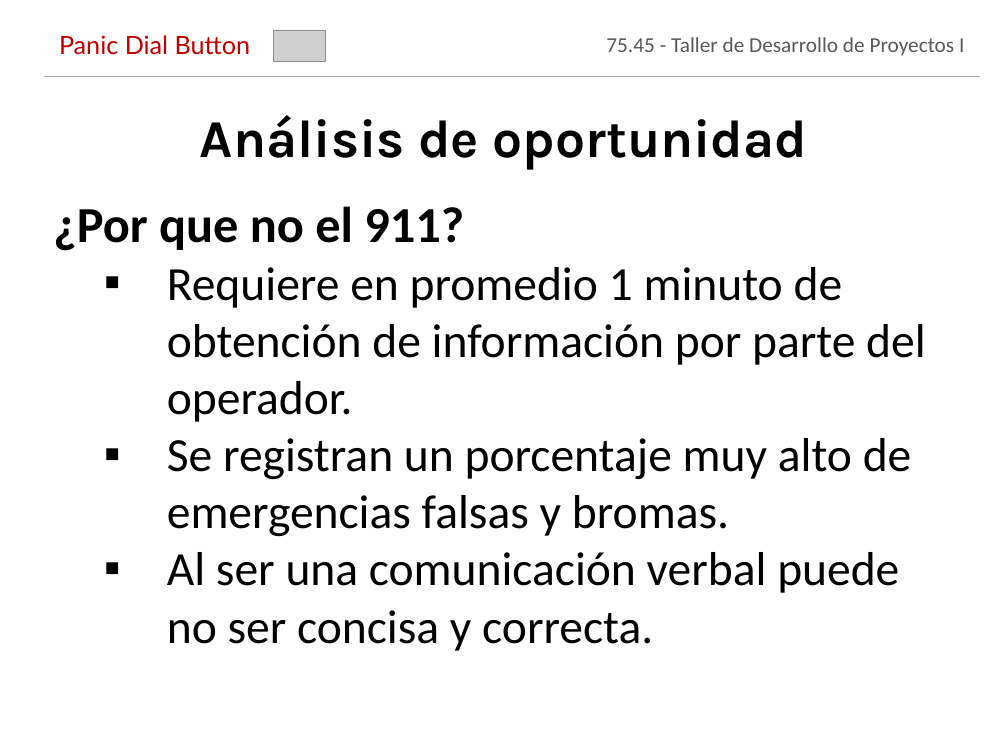
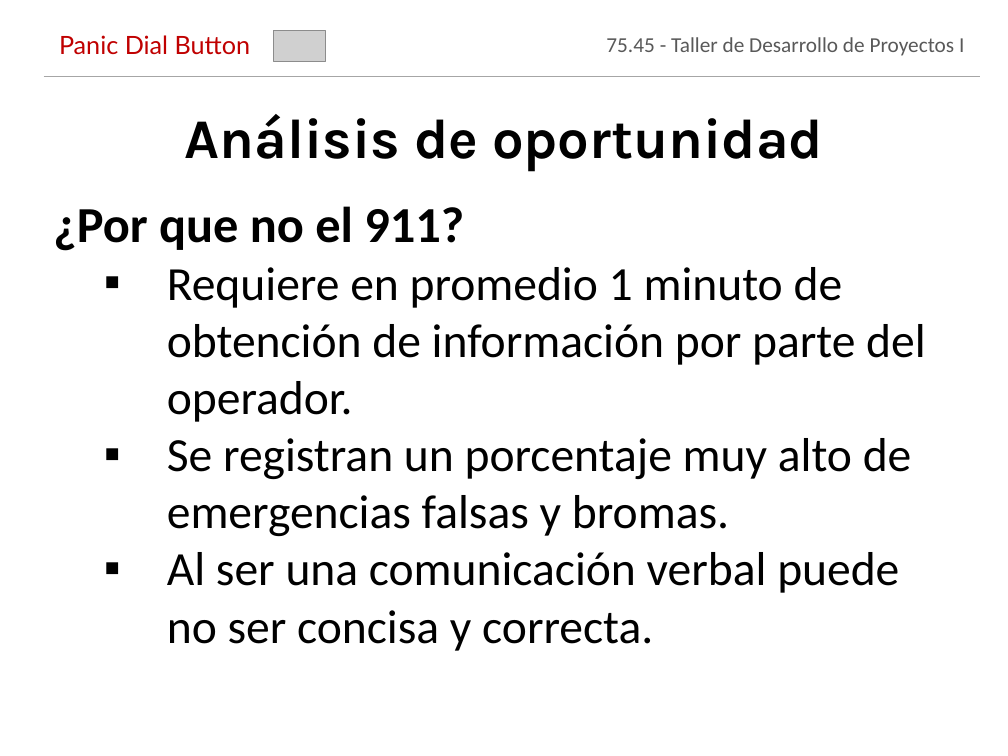
Before and after one commit to jmonetti/2012-1er-taller-de-desarrollo-de-proyectos-i, a slide deck: slide 16 of docs/Presentacion final/PresentacionFinal_V7.pptx. Drawn at 1008x756 pixels with LibreOffice and Linux fonts; fonts in the diff are those of the drawing; grey boxes stand for pictures; background and template pictures are left out. Boxes give left, top, right and bottom in pixels: in the first picture for what was removed or moved away, otherwise in the second. Text is boxed around its words. In the diff, an @@ line names an element or a change of style, - is before the commit and + after.

```diff
--- a/docs/Presentacion final/PresentacionFinal_V7.pptx
+++ b/docs/Presentacion final/PresentacionFinal_V7.pptx
@@ text "Análisis de oportunidad" at (x1=185, y1=114, x2=823, y2=172): size 38 to 40 pt @@
```
Also in this commit, not shown: 7 other slides changed, 3 other files.
